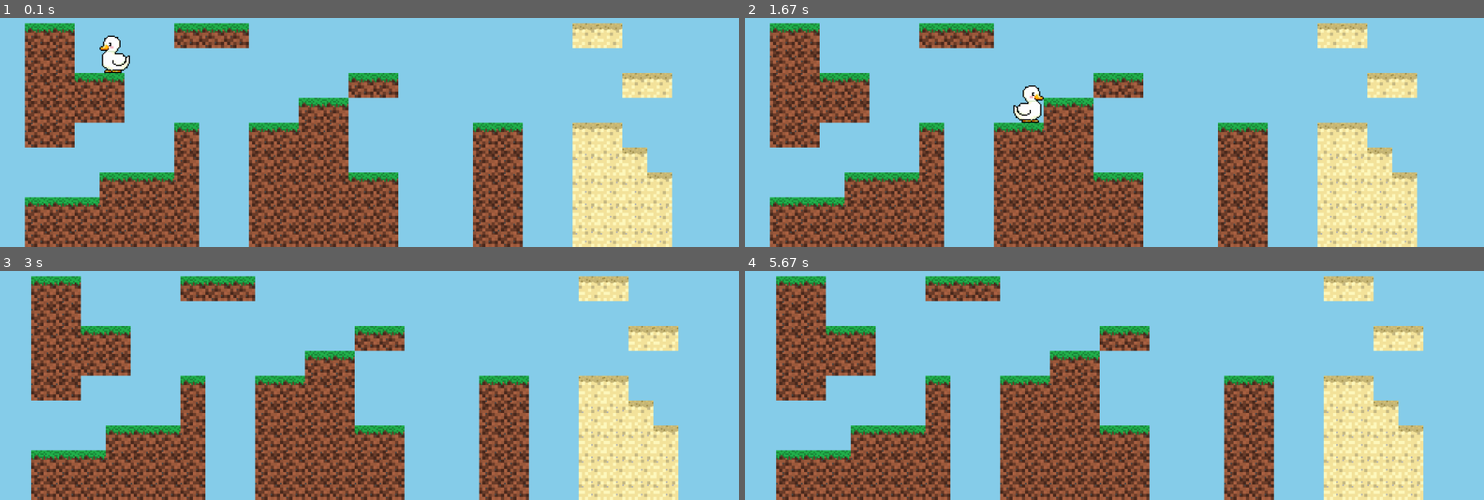
Above: before the commit, frames 1-4 (two rows, left to right).
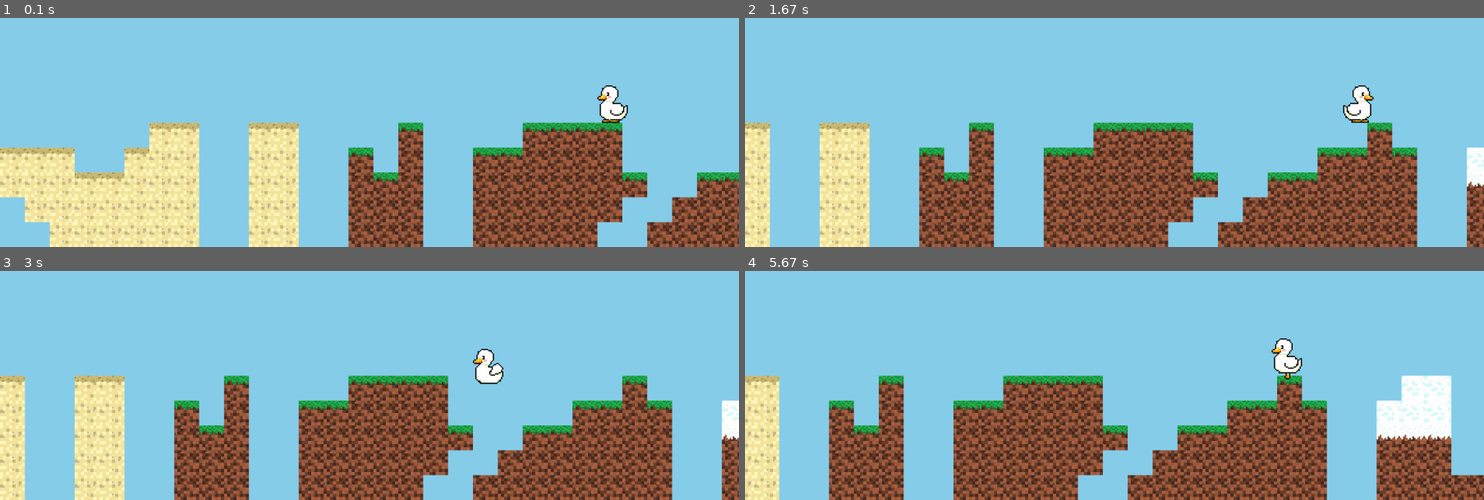
Above: after the commit, the same moments.

Repository: pinterroniaron/Pygame_minta
Game: pygame game, started from main.py
Two runs of this game, one before a commit and one after it. Both use one fixed random seed, a clock stepped at 60 frames per second and the inputs below.
Inputs:
- Up to frame 1 (0.1 s): no input
- Up to frame 2 (1.67 s): hold Right 0.33-0.8 s; hold Up 0.83-1.13 s; hold Right 1.17-1.63 s
- Up to frame 3 (3 s): hold Left 1.67-2.2 s; hold Left 2.23-2.63 s; hold Up from 2.67 s (still down)
- Up to frame 4 (5.67 s): release Up at 3.03 s; hold Right 3.07-3.7 s; hold Left 3.73-4.2 s; hold Right 4.23-4.7 s; hold Up 4.73-5.03 s; hold Right 5.07-5.53 s; hold Left from 5.57 s (still down)

The runs differ from the first frame. In frame 1, 45% of the frame differs, in the area x 0-100%, y 2-100%; in frame 2, 46%; in frame 3, 49%; in frame 4, 48%.

Commit message:
map váltoások

Diff:
--- a/player.py
+++ b/player.py
@@ -16,8 +16,12 @@
         self.direction = pygame.math.Vector2(0, 0)
         self.speed = 8
         self.gravity = 0.8
-        self.jump_speed = -16
+        self.jump_speed = -10
         self.facing_left = True
+        self.on_ground = False
+        self.on_ceiling = False
+        self.on_left = False
+        self.on_right = False
 
     def import_character_assets(self):
         character_path = "graphics/character/"
--- a/settings.py
+++ b/settings.py
@@ -1,18 +1,18 @@
-level_map = [
-    "                                   ",
-    "                                   ",
-    "                                   ",
-    "                                   ",
-    "                                   ",
-    " GG    GGG             TT          ",
-    " XX P                           H  ",
-    " XXGG         GG         TT     HH ",
-    " XXXX       GG                     ",
-    " XX    G  GGXX     GG  TT      HH  ",
-    "       X  XXXX     XX  SST     HHHH",
-    "    GGGX  XXXXGG   XX  SSST    FFFF",
-    " GGGXXXX  XXXXXX   XX  SSSS    XXXX",
-    " XXXXXXX  XXXXXX   XX  SSSS    XXXX",
+level_map: list[str] = [
+    "                                                   ",
+    "                                                   ",
+    "                                                   ",
+    "                                                   ",
+    "                                                   ",
+    "                                                   ",
+    "                                                   ",
+    "                                                   ",
+    "                        P                    H  HHH",
+    "      TT  TT    G    GGGG       G    HH     HHHHHHH",
+    "TTT  TSS  SS  G X  GGXXXX     GGXG  HHH   HHHHHHHHH",
+    "SSSTTSSS  SS  XGX  XXXXXXG  GGXXXX  FFF   FFFFFFFFF",
+    " SSSSSSS  SS  XXX  XXXXXX  XXXXXXX  XXX    XXXXXXXX",
+    "  SSSSSS  SS  XXX  XXXXX  XXXXXXXX  XXXXX XXXXXXXXX",
 ]
 
 tile_size = 64
